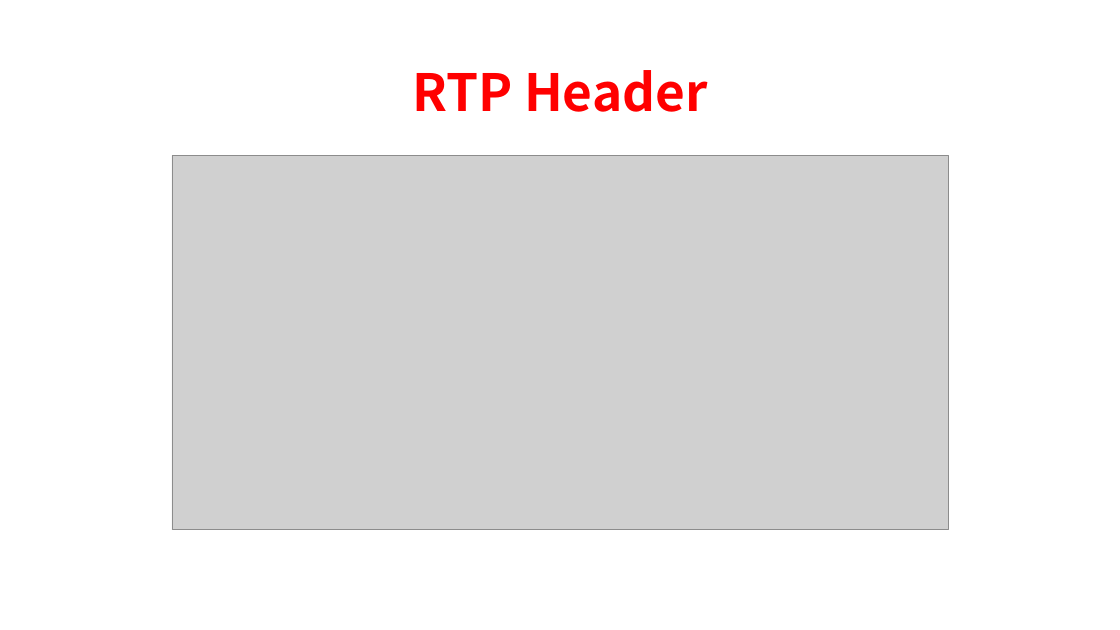
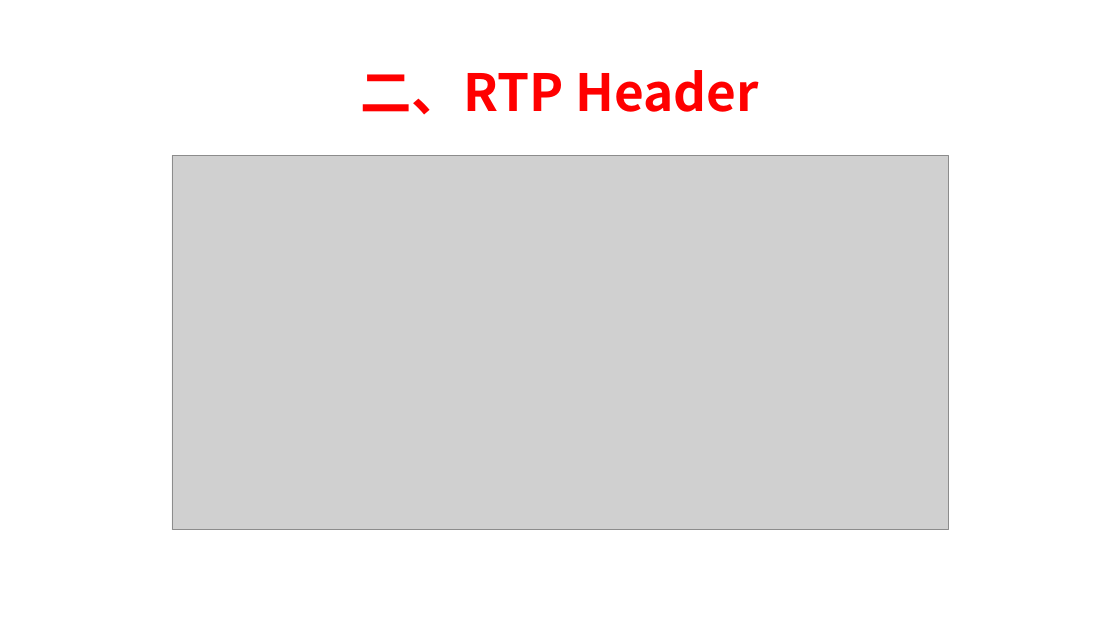
Before and after one commit to chensongpoixs/crtc_doc, a slide deck: slide 5 of WebRTC服务质量(Qos)/2、RTP协议.pptx (slide 4 before the commit). Drawn at 1120x630 pixels with LibreOffice and Linux fonts; fonts in the diff are those of the drawing; grey boxes stand for pictures. Boxes give left, top, right and bottom in pixels: in the first picture for what was removed or moved away, otherwise in the second. Text is boxed around its words. In the diff, an @@ line names an element or a change of style, - is before the commit and + after.

```diff
--- a/WebRTC服务质量(Qos)/2、RTP协议.pptx
+++ b/WebRTC服务质量(Qos)/2、RTP协议.pptx
@@ title at box(361, 70, 759, 115): text changed @@
-RTP Header
+二、RTP Header
```
Also in this commit, not shown: 2 other slides changed, 12 slides added, 2 other files.
